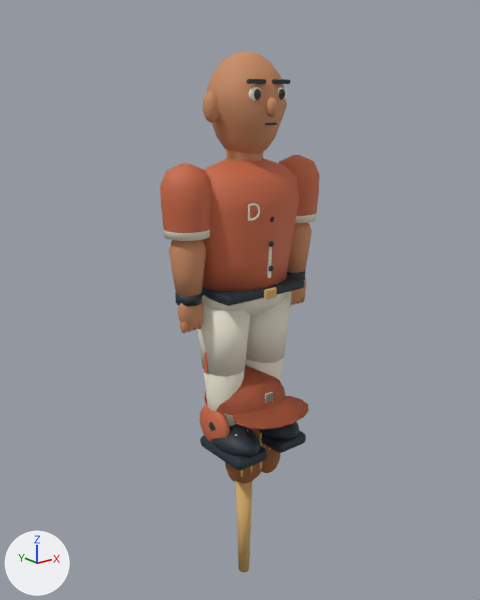
An edit to the glTF model web/models/athlete.glb, drawn before and after from the same camera.
Rendered twice from a camera (50 mm lens) standing at (-1.89, -2.32, 1.67) and looking at (-0.02, 0.01, 0.74). Every picture has the same lights, and +X, +Y and +Z are marked at lower left. The first picture is the older version. Vertices at exactly the same position are counted once.

In view in the first picture: 'Athlete', 'Bat', 'Cap', 'Glove', 'Helmet'.
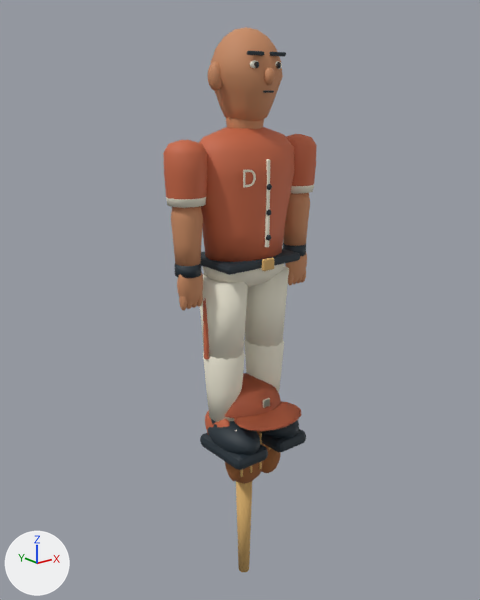
What changed in the scene script:
```text
Change me_jersey:
    used by ob_athlete; location = (0.0, 0.0, 0.0)
    remove me_jersey.from_pydata(...)  # 5830 vertices, 11420 faces; spans x -0.43..0.43, y -0.24..0.19, z 0.01..1.84
    add me_jersey.from_pydata(...)  # 5830 vertices, 11420 faces; spans x -0.41..0.41, y -0.24..0.17, z 0.01..1.93
    me_jersey part 1: the loose piece of 56 vertices spanning x -0.23..-0.22, y -0.01..0.01, z 0.43..0.69 is scaled about the mesh origin by (1, 1, 1.16)
    me_jersey part 2: the loose piece of 146 vertices spanning x -0.23..0.23, y -0.17..0.17, z 0.68..0.91 is scaled about its middle by (0.915, 0.882, 0.895), then moved by (0.0, 0.0, 0.13)
    me_jersey part 3: the loose piece of 56 vertices spanning x -0.01..0.01, y -0.18..-0.16, z 0.89..1.27 is moved by (0.0, 0.02, 0.14)
    me_jersey part 4: the loose piece of 108 vertices spanning x -0.14..-0.07, y -0.19, z 1.16..1.23 is moved by (0.0, 0.03, 0.14)
    me_jersey part 5: the loose piece of 24 vertices spanning x -0.25..0.0, y -0.14..0.14, z 0.43..0.75 is scaled about its middle by (0.894, 0.894, 1.16), then moved by (0.0, 0.0, 0.09)
    me_jersey part 6: the loose piece of 80 vertices spanning x -0.22..-0.03, y -0.1..0.1, z 0.16..0.51 is scaled about the mesh origin by (1, 1, 1.16)
    me_jersey part 7: the loose piece of 24 vertices spanning x 0.0..0.25, y -0.14..0.14, z 0.43..0.75 is scaled about its middle by (0.894, 0.894, 1.16), then moved by (0.0, 0.0, 0.09)
    me_jersey part 8: the loose piece of 80 vertices spanning x 0.03..0.22, y -0.1..0.1, z 0.16..0.51 is scaled about the mesh origin by (1, 1, 1.16)
    me_jersey part 9: the loose piece of 56 vertices spanning x -0.23..0.23, y -0.17..0.17, z 0.79..0.84 is scaled about its middle by (0.921, 0.893, 0.805), then moved by (0.0, 0.0, 0.13)
    me_jersey part 10: the loose piece of 146 vertices spanning x -0.01..0.01, y -0.19..-0.18, z 0.92..0.94 is moved by (0.0, 0.02, 0.14)
    me_jersey part 11: the loose piece of 146 vertices spanning x -0.01..0.01, y -0.19..-0.18, z 1.03..1.05 is moved by (0.0, 0.02, 0.14)
    me_jersey part 12: the loose piece of 146 vertices spanning x -0.01..0.01, y -0.19..-0.18, z 1.14..1.16 is moved by (0.0, 0.02, 0.14)
    me_jersey part 13: 3640 of 5830 vertices moved; they spanned x -0.43..0.43, y -0.2..0.19, z 0.66..1.84 and now span x -0.41..0.41, y -0.18..0.16, z 0.77..1.93; mean shift (0.0, 0.0, 0.12); largest move (0.0, -0.19, 1.19) -> (0.0, -0.16, 1.33)
    me_jersey part 14: 330 of the vertices in x -0.22..0.22, y -0.24..0.09, z 0.04..0.19 are scaled about the mesh origin by (1, 1, 1.16)
    other edits to the shape of me_jersey do not show in these pictures
Change me_cap:
    used by ob_cap; location = (0.0, 0.0, 0.0)
    remove me_cap.from_pydata(...)  # 311 vertices, 592 faces; spans x -0.204..0.204, y -0.35..0.189, z 0.22..0.395
    add me_cap.from_pydata(...)  # 311 vertices, 592 faces; spans x -0.18..0.18, y -0.315..0.17, z 0.194..0.348
    me_cap part 15: the whole mesh is scaled about the mesh origin by (0.88, 0.9, 0.88)
Change me_helmet:
    used by ob_helmet; location = (0.0, 0.0, 0.0)
    remove me_helmet.from_pydata(...)  # 895 vertices, 1744 faces; spans x -0.223..0.223, y -0.35..0.189, z 0.039..0.395
    add me_helmet.from_pydata(...)  # 895 vertices, 1744 faces; spans x -0.196..0.196, y -0.315..0.17, z 0.034..0.348
    me_helmet part 16: the whole mesh is scaled about the mesh origin by (0.88, 0.9, 0.88)
```

Where the change shows, as pixel boxes [x1, y1, x2, y2] in the pictures (480 x 600 px; the box of a moved part takes in the faces that stretch with it):
'Athlete', reshaped
    before: [160, 51, 320, 470]
    after: [163, 27, 317, 470]
'Helmet', rescaled
    before: [200, 365, 309, 443]
    after: [205, 398, 270, 434]
'Cap', rescaled
    before: [239, 400, 307, 429]
    after: [224, 373, 301, 431]
part 1 of me_jersey, moved or reshaped
    before: [204, 352, 209, 373]
    after: [203, 299, 209, 359]
part 2 of me_jersey, moved or reshaped
    before: [202, 292, 287, 315]
    after: [202, 264, 284, 287]
part 3 of me_jersey, moved or reshaped
    before: [267, 246, 272, 278]
    after: [265, 159, 270, 247]
part 4 of me_jersey, moved or reshaped
    before: [248, 203, 260, 221]
    after: [243, 170, 256, 188]
part 5 of me_jersey, moved or reshaped
    before: [198, 304, 250, 376]
    after: [200, 274, 248, 360]
part 6 of me_jersey, moved or reshaped
    before: [204, 369, 245, 426]
    after: [203, 351, 245, 422]
part 7 of me_jersey, moved or reshaped
    before: [246, 291, 292, 363]
    after: [245, 266, 289, 347]
part 8 of me_jersey, moved or reshaped
    before: [245, 358, 284, 382]
    after: [244, 340, 284, 393]
part 9 of me_jersey, moved or reshaped
    before: [202, 275, 305, 306]
    after: [201, 249, 300, 275]
part 10 of me_jersey, moved or reshaped
    before: [268, 266, 274, 271]
    after: [266, 235, 271, 240]
part 11 of me_jersey, moved or reshaped
    before: [269, 241, 274, 247]
    after: [266, 210, 271, 215]
part 12 of me_jersey, moved or reshaped
    before: [270, 217, 274, 222]
    after: [267, 184, 272, 190]
part 13 of me_jersey, moved or reshaped
    before: [160, 51, 320, 333]
    after: [163, 27, 317, 310]
part 14 of me_jersey, moved or reshaped
    before: [200, 422, 306, 468]
    after: [200, 419, 306, 467]
